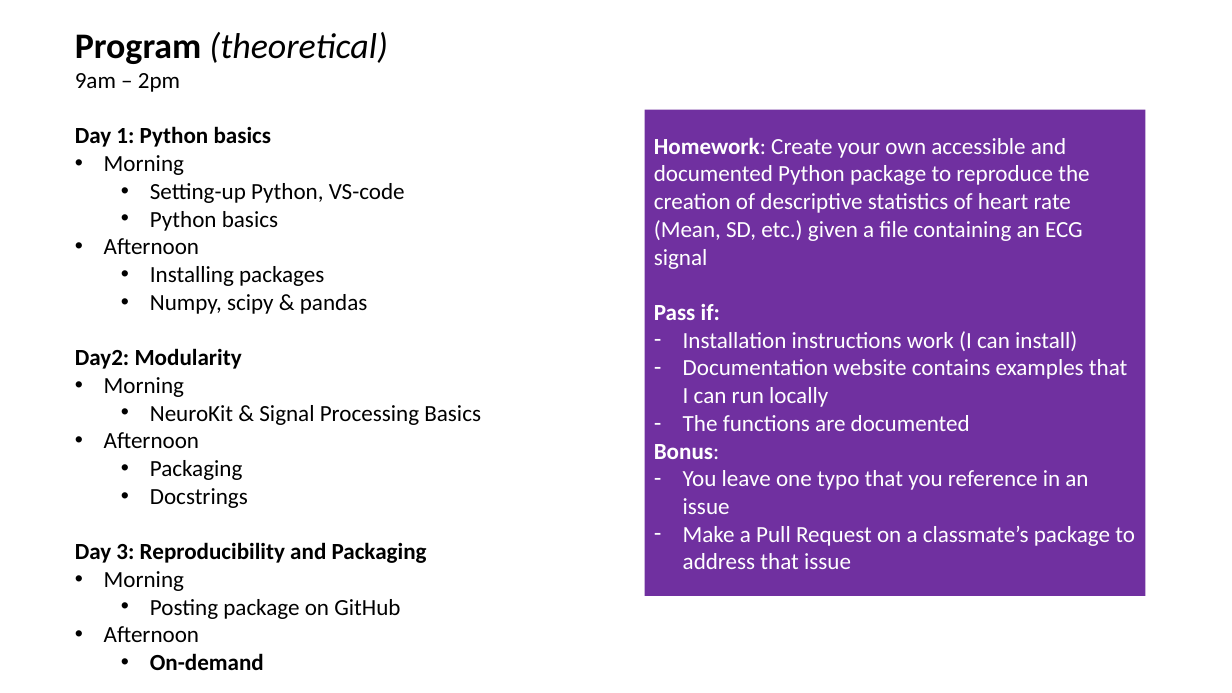
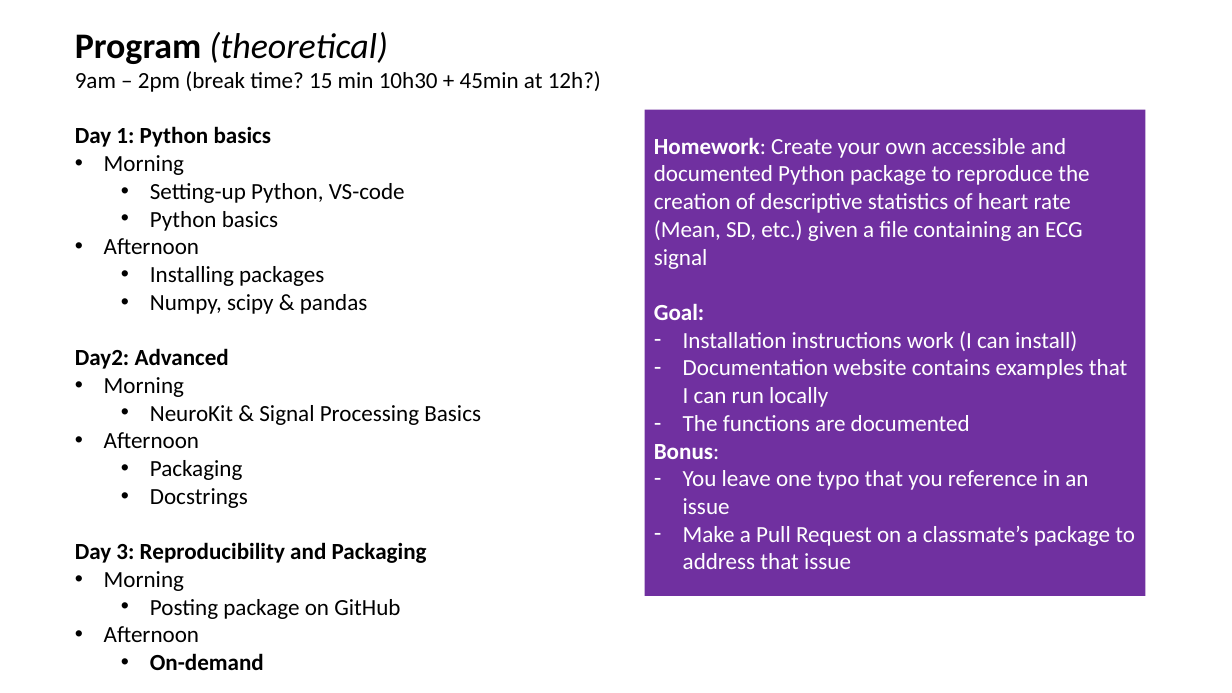
Before and after one commit to DominiqueMakowski/teaching, a slide deck: slide 5 of Python/2022_Zurich/AdvancedPython_2022.pptx. Drawn at 1232x693 pixels with LibreOffice and Linux fonts; fonts in the diff are those of the drawing. Boxes give left, top, right and bottom in pixels: in the first picture for what was removed or moved away, otherwise in the second. Text is boxed around its words. In the diff, an @@ line names an element or a change of style, - is before the commit and + after.

```diff
--- a/Python/2022_Zurich/AdvancedPython_2022.pptx
+++ b/Python/2022_Zurich/AdvancedPython_2022.pptx
@@ text at [75,71,601,92]: text changed @@
-9am – 2pm
+9am – 2pm (break time? 15 min 10h30 + 45min at 12h?)
@@ text in rectangle at [654,303,705,320]: text changed @@
-Pass if:
+Goal:
@@ text at [75,348,229,369]: text changed @@
-Day2: Modularity
+Day2: Advanced
```
Also in this commit, not shown: 27 other slides changed, 5 slides added.
